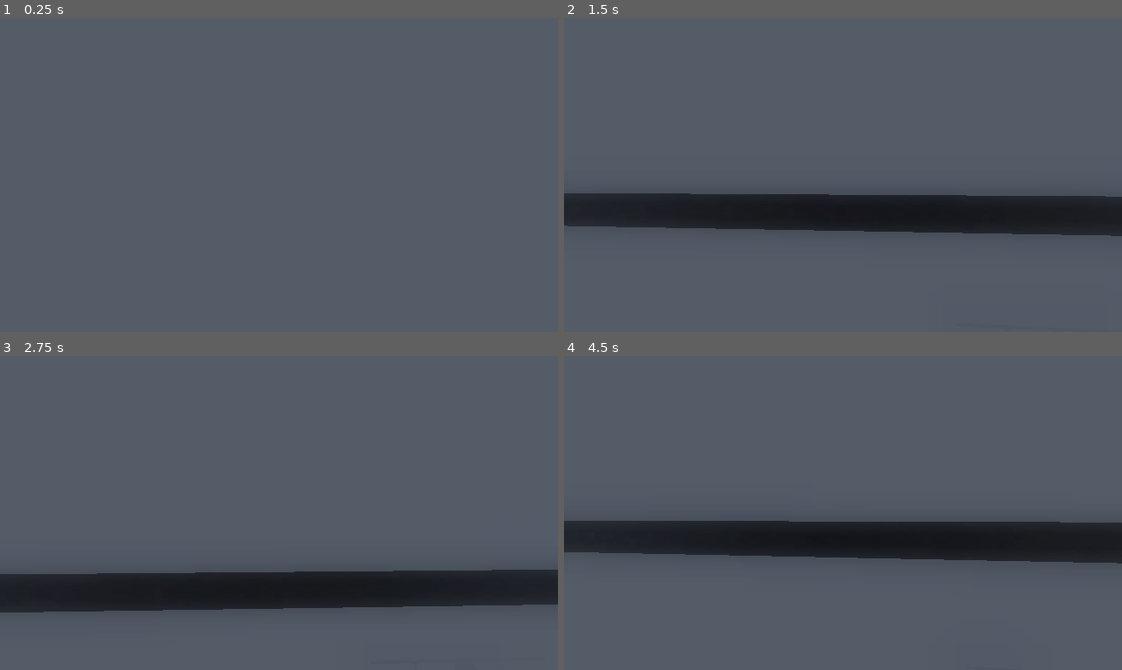
Above: before the commit, frames 1-4 (two rows, left to right).
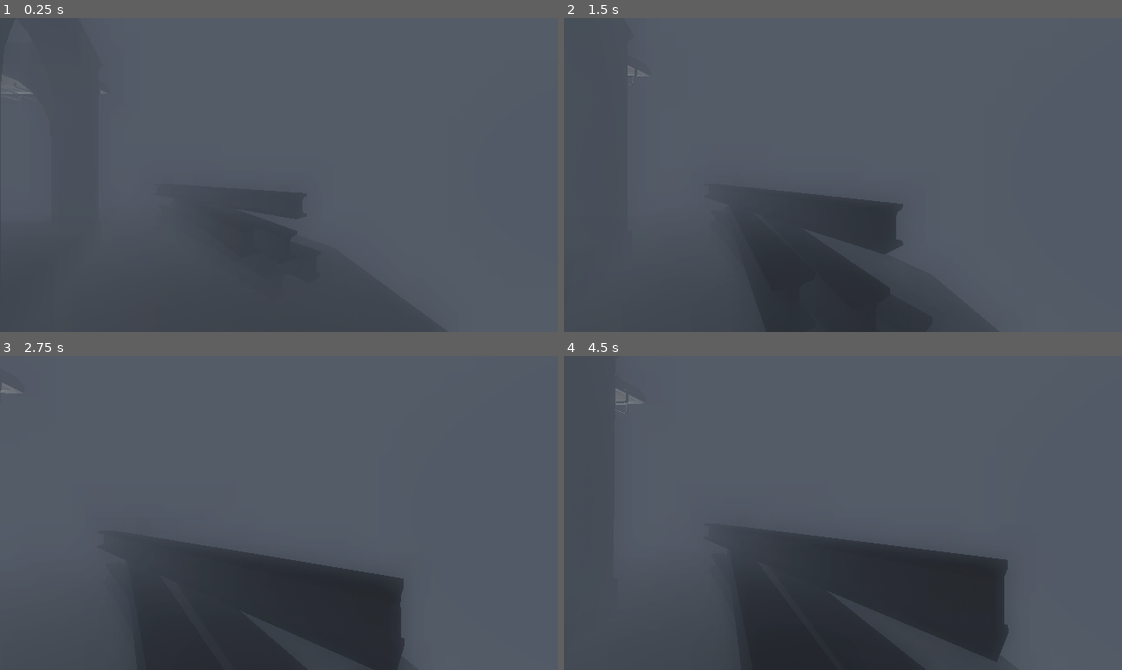
Above: after the commit, the same moments.

Repository: ludoviKZ/lazy-eye
Game: Godot game, scene res://scenes/maps/beholder_tower.tscn
Same seed, same stepped clock (60 frames per second), same inputs: the game is played once before the commit and once after it. This scene is started directly instead of the project's main scene. Sound files missing from this copy of the repository are replaced by a short silence.
Inputs (mouse positions are in pixels of both pictures, inside the frame that each line leads up to):
- Up to frame 1 (0.25 s): no input
- Up to frame 2 (1.5 s): tap Enter (ui_accept) at 0.5 s; move the mouse to (870, 175) at 0.52 s; hold Ctrl (crouch) 0.53-1.28 s; hold W (move_up) from 0.53 s (still down); click (870, 175) at 0.67 s; tap Space (jump) at 0.77 s; move the mouse to (815, 175) at 1.27 s; tap E (interact) at 1.35 s
- Up to frame 3 (2.75 s): keep holding W (move_up); tap Space (jump) at 1.52 s; move the mouse to (290, 506) at 2.02 s; tap C at 2.1 s
- Up to frame 4 (4.5 s): keep holding W (move_up); tap Enter (ui_accept) at 2.75, 4.25 s; move the mouse to (837, 519) at 2.77 s; tap G at 2.85 s; click (837, 519) at 2.92 s; tap Space (jump) at 3.02, 3.77 s; move the mouse to (887, 516) at 3.52 s; tap P at 3.6 s; move the mouse to (798, 509) at 4.27 s; tap Ctrl (crouch) at 4.35 s

The runs differ from the first frame. In frame 1, 8.8% of the frame differs, in the area x 0-77%, y 23-100%; in frame 2, 22%; in frame 3, 20%; in frame 4, 29%, in the area x 0-100%, y 10-100%.

Commit message:
creaated first level

Diff:
--- /dev/null
+++ b/maaack's-minimal-game-template/assets/Textures/new_standard_material_3d.tres
@@ -0,0 +1,8 @@
+[gd_resource type="StandardMaterial3D" format=3 uid="uid://bemgtm88vg7js"]
+
+[ext_resource type="Texture2D" uid="uid://c4glfs16dbymb" path="res://assets/Textures/plastic_3.png" id="1_vk40s"]
+
+[resource]
+albedo_texture = ExtResource("1_vk40s")
+uv1_scale = Vector3(0.3, 0.3, 0.3)
+uv1_triplanar = true
--- a/maaack's-minimal-game-template/scenes/Enemies_Stuff/enemy_fov.tscn
+++ b/maaack's-minimal-game-template/scenes/Enemies_Stuff/enemy_fov.tscn
@@ -4,3 +4,5 @@
 
 [node name="EnemyFOV" type="Area3D" unique_id=513511883]
 script = ExtResource("1_fov")
+view_distance = 13.0
+segments = 64
--- a/maaack's-minimal-game-template/scenes/maps/beholder_tower.tscn
+++ b/maaack's-minimal-game-template/scenes/maps/beholder_tower.tscn
@@ -65,6 +65,9 @@
 [sub_resource type="SphereShape3D" id="SphereShape3D_68odf"]
 radius = 1.2796887
 
+[sub_resource type="StandardMaterial3D" id="StandardMaterial3D_68odf"]
+albedo_color = Color(0, 0, 0, 1)
+
 [node name="Beholder_Tower" type="Node3D" unique_id=225764706]
 transform = Transform3D(2, 0, 0, 0, 2, 0, 0, 0, 2, 0, 0, 0)
 script = ExtResource("1_si41g")
@@ -99,10 +102,10 @@
 transform = Transform3D(0.21504463, 0, -0.20917884, 0, 0.29999995, 0, 0.20917884, 0, 0.21504463, 1.0472912, 0.025195926, -0.85339874)
 
 [node name="CSGCylinder3D" type="CSGCylinder3D" parent="SceneElements" unique_id=90184302]
-transform = Transform3D(1, 0, 0, 0, 1, 0, 0, 0, 1, 0, -0.11050415, 0)
+transform = Transform3D(1, 0, 0, 0, 1, 0, 0, 0, 1, 0, -0.5523834, 0)
 use_collision = true
 radius = 1.9316406
-height = 0.12701416
+height = 1.0107727
 sides = 15
 material = SubResource("StandardMaterial3D_gfc57")
 
@@ -231,7 +234,7 @@
 shape = SubResource("BoxShape3D_f3oyx")
 
 [node name="Player" parent="." unique_id=958992094 instance=ExtResource("9_tm2oy")]
-transform = Transform3D(1, 0, 0, 0, 1, 0, 0, 0, 1, -6.182655, 8.695024, -4.4413385)
+transform = Transform3D(1, 0, 0, 0, 1, 0, 0, 0, 1, 7.3471375, 0.23391628, 1.5096321)
 
 [node name="WorldEnvironment" type="WorldEnvironment" parent="." unique_id=31978674]
 environment = SubResource("Environment_phkhe")
@@ -283,3 +286,25 @@
 [node name="AudioStreamPlayer3D" type="AudioStreamPlayer3D" parent="whire" unique_id=763887984]
 stream = ExtResource("22_ogcd4")
 volume_db = -4.156
+
+[node name="background palaces" type="Node3D" parent="." unique_id=1745950536]
+
+[node name="CSGBox3D" type="CSGBox3D" parent="background palaces" unique_id=1765169262]
+transform = Transform3D(4.2947206, 0, 2.5603461, 0, 5, 0, -2.5603461, 0, 4.2947206, 20.308445, 0.35050583, -12.569624)
+size = Vector3(1, 3.7147217, 1.7670898)
+material = SubResource("StandardMaterial3D_68odf")
+
+[node name="CSGBox3D3" type="CSGBox3D" parent="background palaces" unique_id=41933500]
+transform = Transform3D(-0.45506263, 0, 4.979248, 0, 4.9999995, 0, -4.979248, 0, -0.45506263, 2.170454, 0.70101166, 22.517616)
+size = Vector3(1, 3.7147217, 1.7670898)
+material = SubResource("StandardMaterial3D_68odf")
+
+[node name="CSGBox3D2" type="CSGBox3D" parent="background palaces" unique_id=1949366193]
+transform = Transform3D(-3.0685112, 0, 3.9476871, 0, 5, 0, -3.9476871, 0, -3.0685112, -11.774298, 0.70101166, -25.616167)
+size = Vector3(1, 3.7147217, 1.7670898)
+material = SubResource("StandardMaterial3D_68odf")
+
+[node name="CSGBox3D4" type="CSGBox3D" parent="background palaces" unique_id=2034720322]
+transform = Transform3D(-0.45506263, 0, 4.979248, 0, 4.9999995, 0, -4.979248, 0, -0.45506263, -15.756634, -4.2001247, 12.772697)
+size = Vector3(1, 3.7147217, 1.7670898)
+material = SubResource("StandardMaterial3D_68odf")
--- /dev/null
+++ b/maaack's-minimal-game-template/scenes/maps/interior_1.tscn
@@ -0,0 +1,224 @@
+[gd_scene format=3 uid="uid://dl20ljxu1r652"]
+
+[ext_resource type="PackedScene" uid="uid://nebreelo5eua" path="res://scenes/Player/Player.tscn" id="1_146jf"]
+[ext_resource type="Material" uid="uid://bemgtm88vg7js" path="res://assets/Textures/new_standard_material_3d.tres" id="2_pel0d"]
+[ext_resource type="PackedScene" uid="uid://si3t7spclbm0" path="res://assets/models/armchair_2_2.glb" id="3_ce8j0"]
+[ext_resource type="PackedScene" uid="uid://db5uxpn6o3tim" path="res://assets/models/chair_mp_5.glb" id="4_td8n2"]
+[ext_resource type="PackedScene" uid="uid://cyor545hm058q" path="res://assets/models/table_large_3_3.glb" id="5_5v505"]
+[ext_resource type="PackedScene" uid="uid://crvchjai57rub" path="res://assets/models/vent_mp_1_1.glb" id="6_sjw8n"]
+[ext_resource type="PackedScene" uid="uid://bjarxak0yndsa" path="res://assets/models/pipe_1.glb" id="7_lkdba"]
+[ext_resource type="PackedScene" uid="uid://deilc1iu3lhgl" path="res://assets/vents_modular/straingt_single.fbx" id="8_ce8j0"]
+[ext_resource type="PackedScene" uid="uid://fyqso2ut6xj1" path="res://assets/vents_modular/connector.fbx" id="9_td8n2"]
+[ext_resource type="PackedScene" uid="uid://d4nx2bbw838a2" path="res://assets/models/door_3_loose.glb" id="10_5v505"]
+[ext_resource type="PackedScene" uid="uid://c5qj4x1v5pqit" path="res://assets/models/wooden_crate_5.glb" id="11_jeqyp"]
+[ext_resource type="PackedScene" uid="uid://dktlou7pxd3pw" path="res://scenes/Enemies_Stuff/patrol_enemy.tscn" id="11_lkdba"]
+[ext_resource type="PackedScene" uid="uid://db6fah17ysh0k" path="res://assets/metal_barrel_mp_3.glb" id="12_ausy0"]
+[ext_resource type="PackedScene" uid="uid://dmvsf60xkwckh" path="res://scenes/Enemies_Stuff/camera.tscn" id="12_iw84g"]
+[ext_resource type="Script" uid="uid://dg6c76ay2mfyt" path="res://scenes/Enemies_Stuff/patrol_point.gd" id="13_iw84g"]
+
+[sub_resource type="NavigationMesh" id="NavigationMesh_gfc57"]
+vertices = PackedVector3Array(16.832672, 6.4998174, -29.315382, 16.832672, 6.4998174, 19.184618, 49.832672, 6.4998174, 19.184618, 49.832672, 6.4998174, -29.315382, 10.082672, 0.24981737, -9.065382, 10.332672, 0.24981737, -6.815382, 15.832672, 0.24981737, -6.815382, 15.832672, 0.24981737, -29.065382, -15.667328, 0.24981737, -6.315382, -9.917328, 0.24981737, -6.565382, -9.667328, 0.24981737, -9.065382, -15.667328, 0.24981737, -29.065382, -8.917328, 6.4998174, -8.065382, -8.917328, 6.4998174, -5.815382, 9.332672, 6.4998174, -5.815382, 9.332672, 6.4998174, -8.065382, -8.667328, 0.24981737, -7.815382, -8.667328, 0.24981737, -6.065382, 9.082672, 0.24981737, -6.065382, 9.082672, 0.24981737, -7.815382, 10.082672, 0.24981737, -4.815382, 15.832672, 0.24981737, 19.184618, -9.667328, 0.24981737, -4.815382, -15.667328, 0.24981737, 19.184618)
+polygons = [PackedInt32Array(3, 2, 0), PackedInt32Array(0, 2, 1), PackedInt32Array(5, 4, 6), PackedInt32Array(6, 4, 7), PackedInt32Array(9, 8, 10), PackedInt32Array(10, 8, 11), PackedInt32Array(4, 10, 7), PackedInt32Array(7, 10, 11), PackedInt32Array(15, 14, 12), PackedInt32Array(12, 14, 13), PackedInt32Array(19, 18, 16), PackedInt32Array(16, 18, 17), PackedInt32Array(5, 6, 20), PackedInt32Array(20, 6, 21), PackedInt32Array(9, 22, 8), PackedInt32Array(8, 22, 23), PackedInt32Array(20, 21, 22), PackedInt32Array(22, 21, 23)]
+
+[sub_resource type="Environment" id="Environment_pel0d"]
+glow_enabled = true
+glow_intensity = 1.53
+glow_bloom = 0.48
+fog_light_color = Color(0.26526117, 0.2906849, 0.33024272, 1)
+fog_light_energy = 0.65
+fog_density = 0.1089
+volumetric_fog_enabled = true
+volumetric_fog_density = 0.4676
+
+[node name="interior1" type="Node3D" unique_id=678384423]
+
+[node name="Player" parent="." unique_id=958992094 instance=ExtResource("1_146jf")]
+transform = Transform3D(1, 0, 0, 0, 1, 0, 0, 0, 1, 0, 2.3816729, -5.2689114)
+
+[node name="NavigationRegion3D" type="NavigationRegion3D" parent="." unique_id=1077957898]
+transform = Transform3D(1, 0, 0, 0, 1, 0, 0, 0, 1, 0.46027803, 0.74918437, -19.209948)
+navigation_mesh = SubResource("NavigationMesh_gfc57")
+
+[node name="CSGBox3D3" type="CSGBox3D" parent="NavigationRegion3D" unique_id=1595713924]
+transform = Transform3D(1, 0, 0, 0, 1, 0, 0, 0, 1, 16.416828, 3.1021793, -4.835432)
+use_collision = true
+size = Vector3(0.001, 6.704724, 49.076294)
+material = ExtResource("2_pel0d")
+
+[node name="CSGBox3D2" type="CSGBox3D" parent="NavigationRegion3D" unique_id=490159664]
+transform = Transform3D(1.0063818, 0, 0, 0, 1.0063818, 0, 0, 0, 1.0063818, -16.416828, 4.2409754, -4.835432)
+use_collision = true
+size = Vector3(0.001, 4.885476, 49.076294)
+material = ExtResource("2_pel0d")
+
+[node name="CSGBox3D4" type="CSGBox3D" parent="NavigationRegion3D" unique_id=593113109]
+transform = Transform3D(1, 0, 0, 0, 1, 0, 0, 0, 1, 0.29042244, 2.9786716, -6.9839573)
+use_collision = true
+size = Vector3(19.05299, 6.4577084, 2.7820206)
+material = ExtResource("2_pel0d")
+
+[node name="CSGBox3D5" type="CSGBox3D" parent="NavigationRegion3D" unique_id=672636478]
+transform = Transform3D(1, 0, 0, 0, 1, 0, 0, 0, 1, 33.4938, 6.2070255, -5.109644)
+use_collision = true
+size = Vector3(33.629215, 0.001, 49.411476)
+material = ExtResource("2_pel0d")
+
+[node name="CSGBox3D" type="CSGBox3D" parent="NavigationRegion3D" unique_id=622283660]
+transform = Transform3D(1, 0, 0, 0, 1, 0, 0, 0, 1, 0, -0.24968246, -4.835432)
+use_collision = true
+size = Vector3(32.834656, 0.001, 49.076294)
+material = ExtResource("2_pel0d")
+
+[node name="armchair_2_22" parent="NavigationRegion3D" unique_id=1633146005 instance=ExtResource("3_ce8j0")]
+transform = Transform3D(-1.0167029, 0, 1.7222995, 0, 2, 0, -1.7222995, 0, -1.0167029, -14.283203, -0.349895, 16.033718)
+
+[node name="chair_mp_52" parent="NavigationRegion3D" unique_id=843986606 instance=ExtResource("4_td8n2")]
+transform = Transform3D(-0.07887067, 0, -1.9984442, 0, 2, 0, 1.9984442, 0, -0.07887067, 15.555048, -0.4087329, 4.507004)
+
+[node name="table_large_3_32" parent="NavigationRegion3D" unique_id=563319643 instance=ExtResource("5_5v505")]
+transform = Transform3D(-6.258454, 0, -3.0199172e-07, 0, 2, 0, 9.4500024e-07, 0, -2.0000007, -0.24724579, -0.1625719, 0.77770615)
+
+[node name="pipe_12" parent="NavigationRegion3D" unique_id=1398151840 instance=ExtResource("7_lkdba")]
+transform = Transform3D(1, 0, 0, 0, 2.2958713, 0, 0, 0, 1, -9.423449, -0.6917629, -5.391016)
+
+[node name="pipe_13" parent="NavigationRegion3D" unique_id=1224520169 instance=ExtResource("7_lkdba")]
+transform = Transform3D(1, 0, 0, 0, 2.2958713, 0, 0, 0, 1, 15.628355, -0.6917629, 8.715209)
+
+[node name="pipe_14" parent="NavigationRegion3D" unique_id=418008381 instance=ExtResource("7_lkdba")]
+transform = Transform3D(1, 0, 0, 0, -7.383397e-07, -0.9999998, 0, 16.891243, -4.371138e-08, -16.251076, 5.9707212, -29.71232)
+
+[node name="armchair_2_23" parent="NavigationRegion3D" unique_id=255104386 instance=ExtResource("3_ce8j0")]
+transform = Transform3D(-1.9996475, 0, -0.037547592, 0, 2, 0, 0.037547592, 0, -1.9996475, 12.31233, -0.3890133, 17.677341)
+
+[node name="chair_mp_53" parent="NavigationRegion3D" unique_id=1096717561 instance=ExtResource("4_td8n2")]
+transform = Transform3D(-0.07887067, 0, -1.9984442, 0, 2, 0, 1.9984442, 0, -0.07887067, 15.555048, -0.5664768, 7.0073166)
+
+[node name="chair_mp_54" parent="NavigationRegion3D" unique_id=547363131 instance=ExtResource("4_td8n2")]
+transform = Transform3D(-0.07887067, 0, -1.9984442, 0, 2, 0, 1.9984442, 0, -0.07887067, 15.555048, -0.5928297, 9.511929)
+
+[node name="chair_mp_55" parent="NavigationRegion3D" unique_id=1475005445 instance=ExtResource("4_td8n2")]
+transform = Transform3D(-0.20974131, 0, 1.9889717, 0, 2, 0, -1.9889717, 0, -0.20974131, -13.703836, -0.5014696, 8.03159)
+
+[node name="CSGBox3D6" type="CSGBox3D" parent="NavigationRegion3D" unique_id=1911990917]
+transform = Transform3D(1.0063818, 0, 0, 0, 1.0063818, 0, 0, 0, 1.0063818, -16.416828, 0.8576981, -4.3681965)
+use_collision = true
+size = Vector3(0.001, 2.2456388, 15.387032)
+material = ExtResource("2_pel0d")
+
+[node name="CSGBox3D7" type="CSGBox3D" parent="NavigationRegion3D" unique_id=218844981]
+transform = Transform3D(1.0063818, 0, 0, 0, 1.0063818, 0, 0, 0, 1.0063818, -16.416828, 0.8285129, 12.591014)
+use_collision = true
+size = Vector3(0.001, 2.1876388, 14.545059)
+material = ExtResource("2_pel0d")
+
+[node name="straingt_single" parent="NavigationRegion3D" unique_id=449257558 instance=ExtResource("8_ce8j0")]
+transform = Transform3D(-8.742278e-08, -2, 0, 2, -8.742278e-08, 0, 0, 0, 2, -16.362309, 0.7809217, 4.2243643)
+
+[node name="vent_mp_1_12" parent="NavigationRegion3D" unique_id=1869080330 instance=ExtResource("6_sjw8n")]
+transform = Transform3D(-2.8244827e-07, 0, 5, 0, 11.096005, 0, -6.4616632, 0, -2.1855695e-07, -16.42271, 0.8537097, 7.9549627)
+
+[node name="connector" parent="NavigationRegion3D" unique_id=1499132416 instance=ExtResource("9_td8n2")]
+transform = Transform3D(-8.742278e-08, -2, 0, 2, -8.742278e-08, 0, 0, 0, 2, -18.196926, 0.78298163, 4.197732)
+
+[node name="CSGBox3D8" type="CSGBox3D" parent="NavigationRegion3D" unique_id=436896342]
+transform = Transform3D(1.0063818, 0, 0, 0, 1.0063818, 0, 0, 0, 1.0063818, -16.416828, 0.8711791, -21.803194)
+use_collision = true
+size = Vector3(0.001, 2.3827405, 15.355965)
+material = ExtResource("2_pel0d")
+
+[node name="straingt_single2" parent="NavigationRegion3D" unique_id=1026866712 instance=ExtResource("8_ce8j0")]
+transform = Transform3D(2, 0, 0, 0, -8.742278e-08, -2, 0, 2, -8.742278e-08, -20.22585, 0.7731128, 0.49735832)
+
+[node name="straingt_single3" parent="NavigationRegion3D" unique_id=1208390667 instance=ExtResource("8_ce8j0")]
+transform = Transform3D(2, 0, 0, 0, -1.0049963e-07, -2, 0, 2.2991636, -8.742278e-08, -20.253342, 0.7731128, -1.296175)
+
+[node name="straingt_single4" parent="NavigationRegion3D" unique_id=765875536 instance=ExtResource("8_ce8j0")]
+transform = Transform3D(2, 0, 0, 0, -9.878686e-08, -2, 0, 2.25998, -8.742278e-08, -20.237862, 0.78767157, -3.3513584)
+
+[node name="straingt_single5" parent="NavigationRegion3D" unique_id=483308117 instance=ExtResource("8_ce8j0")]
+transform = Transform3D(2, 0, 0, 0, -8.742278e-08, -2, 0, 2, -8.742278e-08, -20.237862, 0.78767157, -5.3315563)
+
+[node name="straingt_single6" parent="NavigationRegion3D" unique_id=265907059 instance=ExtResource("8_ce8j0")]
+transform = Transform3D(2, 0, 0, 0, -8.742278e-08, -2, 0, 2, -8.742278e-08, -20.237862, 0.78767157, -7.2362175)
+
+[node name="straingt_single7" parent="NavigationRegion3D" unique_id=167853605 instance=ExtResource("8_ce8j0")]
+transform = Transform3D(2, 0, 0, 0, -8.742278e-08, -2, 0, 2, -8.742278e-08, -20.237862, 0.78767157, -9.245329)
+
+[node name="straingt_single8" parent="NavigationRegion3D" unique_id=608998572 instance=ExtResource("8_ce8j0")]
+transform = Transform3D(2, 0, 0, 0, -8.742278e-08, -2, 0, 2, -8.742278e-08, -20.237862, 0.78767157, -11.189238)
+
+[node name="connector2" parent="NavigationRegion3D" unique_id=1038178954 instance=ExtResource("9_td8n2")]
+transform = Transform3D(3.821371e-15, 8.742278e-08, -2, 2, -8.742278e-08, 0, -8.742278e-08, -2, -8.742278e-08, -20.278894, 0.78298163, -11.177565)
+
+[node name="straingt_single9" parent="NavigationRegion3D" unique_id=762192630 instance=ExtResource("8_ce8j0")]
+transform = Transform3D(-8.742278e-08, -2, 0, 2, -8.742278e-08, 0, 0, 0, 2, -16.362309, 0.7809217, -13.108816)
+
+[node name="CSGBox3D9" type="CSGBox3D" parent="NavigationRegion3D" unique_id=293237883]
+transform = Transform3D(1, 0, 0, 0, 1, 0, 0, 0, 1, -2.0001369, 2.9786716, -29.329058)
+use_collision = true
+size = Vector3(36.96198, 6.4577084, 0.001)
+material = ExtResource("2_pel0d")
+
+[node name="door_3_loose2" parent="NavigationRegion3D" unique_id=734744560 instance=ExtResource("10_5v505")]
+transform = Transform3D(-2, 0, -1.7484555e-07, 0, 2, 0, 1.7484555e-07, 0, -2, 0, -0.27130938, -29.229548)
+
+[node name="CSGBox3D10" type="CSGBox3D" parent="NavigationRegion3D" unique_id=79721516]
+transform = Transform3D(1, 0, 0, 0, 1, 0, 0, 0, 1, -0.044742107, 2.9641924, 18.960852)
+use_collision = true
+size = Vector3(36.96198, 6.4866667, 0.001)
+material = ExtResource("2_pel0d")
+
+[node name="wooden_crate_52" parent="NavigationRegion3D" unique_id=1317487230 instance=ExtResource("11_jeqyp")]
+transform = Transform3D(1.7622856, 0, -0.36653608, 0, 1.7999998, 0, 0.36653608, 0, 1.7622856, -14.546276, -0.22722244, 0)
+
+[node name="wooden_crate_53" parent="NavigationRegion3D" unique_id=1298378037 instance=ExtResource("11_jeqyp")]
+transform = Transform3D(1.7822673, 0, -0.25203753, 0, 1.8, 0, 0.25203753, 0, 1.7822673, -14.546276, -0.22722244, -2.9145794)
+
+[node name="wooden_crate_54" parent="NavigationRegion3D" unique_id=853336963 instance=ExtResource("11_jeqyp")]
+transform = Transform3D(1.8, 0, 0, 0, 1.8, 0, 0, 0, 1.8, -14.546276, -0.22722244, -5.2869663)
+
+[node name="metal_barrel_mp_32" parent="NavigationRegion3D" unique_id=1971227263 instance=ExtResource("12_ausy0")]
+transform = Transform3D(2, 0, 0, 0, 2, 0, 0, 0, 2, 15.6204815, 0, 0)
+
+[node name="metal_barrel_mp_33" parent="NavigationRegion3D" unique_id=541840513 instance=ExtResource("12_ausy0")]
+transform = Transform3D(2, 0, 0, 0, 2, 0, 0, 0, 2, 14.454916, 0, -1.8470078)
+
+[node name="metal_barrel_mp_34" parent="NavigationRegion3D" unique_id=950906587 instance=ExtResource("12_ausy0")]
+transform = Transform3D(2, 0, 0, 0, 2, 0, 0, 0, 2, 15.235876, 0, -3.6813087)
+
+[node name="metal_barrel_mp_35" parent="NavigationRegion3D" unique_id=1823565956 instance=ExtResource("12_ausy0")]
+transform = Transform3D(2, 0, 0, 0, 2, 0, 0, 0, 2, 12.648399, 0, -2.6444836)
+
+[node name="door_3_loose3" parent="NavigationRegion3D" unique_id=565154301 instance=ExtResource("10_5v505")]
+transform = Transform3D(-2, 0, -1.7484555e-07, 0, 2, 0, 1.7484555e-07, 0, -2, 0, -0.27130938, 18.652227)
+
+[node name="WorldEnvironment" type="WorldEnvironment" parent="." unique_id=966359600]
+environment = SubResource("Environment_pel0d")
+
+[node name="PatrolEnemy" parent="." unique_id=728089667 node_paths=PackedStringArray("route") instance=ExtResource("11_lkdba")]
+transform = Transform3D(-0.9998477, 0, -0.017452395, 0, 1, 0, 0.017452395, 0, -0.9998477, -12.564083, 0, -27.74384)
+route = NodePath("../PatrolRoute")
+patrol_speed = 2.2
+
+[node name="camera" parent="." unique_id=288744070 instance=ExtResource("12_iw84g")]
+transform = Transform3D(-1, 0, -8.742278e-08, 0, 1, 0, 8.742278e-08, 0, -1, 0, 3.301363, -24.4579)
+sweep_angle = 170.0
+idle_pitch = -25.0
+
+[node name="PatrolRoute" type="Node3D" parent="." unique_id=2129281003]
+transform = Transform3D(1, 0, 0, 0, 1, 0, 0, 0, 1, 0, 0, 44.83223)
+
+[node name="PatrolPoint" type="Marker3D" parent="PatrolRoute" unique_id=696491028]
+transform = Transform3D(1, 0, 0, 0, 1, 0, 0, 0, 1, -12.264143, 0.7068424, -69.25943)
+script = ExtResource("13_iw84g")
+metadata/_custom_type_script = "uid://dg6c76ay2mfyt"
+
+[node name="PatrolPoint2" type="Marker3D" parent="PatrolRoute" unique_id=1029926484]
+transform = Transform3D(1, 0, 0, 0, 1, 0, 0, 0, 1, 1.8904152, 0.7505288, -77.18718)
+script = ExtResource("13_iw84g")
+metadata/_custom_type_script = "uid://dg6c76ay2mfyt"
+
+[node name="PatrolPoint3" type="Marker3D" parent="PatrolRoute" unique_id=638500074]
+transform = Transform3D(1, 0, 0, 0, 1, 0, 0, 0, 1, 12.667873, 0.7505288, -69.35971)
+script = ExtResource("13_iw84g")
+metadata/_custom_type_script = "uid://dg6c76ay2mfyt"
Binary file added: maaack's-minimal-game-template/assets/Textures/plastic_3.png
Not shown, added: maaack's-minimal-game-template/assets/Textures/plastic_3.png.import
Binary file added: maaack's-minimal-game-template/assets/models/armchair_2_2.glb
Not shown, added: maaack's-minimal-game-template/assets/models/armchair_2_2.glb.import
Binary file added: maaack's-minimal-game-template/assets/models/armchair_2_2_fabric_6.png
Not shown, added: maaack's-minimal-game-template/assets/models/armchair_2_2_fabric_6.png.import
Binary file added: maaack's-minimal-game-template/assets/models/armchair_2_2_wood_6.png
Not shown, added: maaack's-minimal-game-template/assets/models/armchair_2_2_wood_6.png.import
Binary file added: maaack's-minimal-game-template/assets/models/chair_mp_5.glb
Not shown, added: maaack's-minimal-game-template/assets/models/chair_mp_5.glb.import
Binary file added: maaack's-minimal-game-template/assets/models/chair_mp_5_wood_1.png
Not shown, added: maaack's-minimal-game-template/assets/models/chair_mp_5_wood_1.png.import
(and 30 more such lines)
